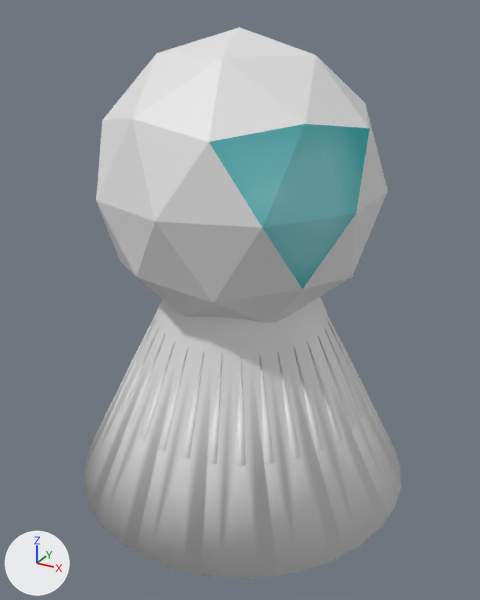
One commit to the Blender file Assets/Prefabs/Models/scientist.blend: the scene before it, then after it.
Before and after are seen from a camera (50 mm lens) standing at (1.68, -3.08, 1.63) and looking at (0.02, -0.06, 0.12). The axes (+X, +Y, +Z) are drawn at lower left. The lights are the same throughout.

The older version as bpy lines, for what is in view:
```python
me_icosphere = bpy.data.meshes.new('Icosphere')
me_icosphere.from_pydata(...)  # 42 vertices, 80 faces; spans x -0.95..0.95, y -1.0..1.0, z -1.0..1.0
# faces by material slot: [76, 4]
me_icosphere.materials.append(mat_material_001)  # white #e7e7e7
me_icosphere.materials.append(mat_material_002)  # cyan #19e1e7
me_sphere = bpy.data.meshes.new('Sphere')
me_sphere.from_pydata(...)  # 2371 vertices, 2529 faces; spans x -1.58..1.58, y -1.58..1.58, z -2.77..1.0
me_sphere.polygons.foreach_set('use_smooth', [True] * 2529)
ob_icosphere = bpy.data.objects.new('Icosphere', me_icosphere)
ob_icosphere.location = (-0.009, -0.008, 0.768)
ob_icosphere.scale = (0.774, 0.774, 0.774)
ob_sphere = bpy.data.objects.new('Sphere', me_sphere)
ob_sphere.location = (0.0, 0.0, 0.747)
ob_sphere.scale = (0.631, 0.631, 0.631)
```
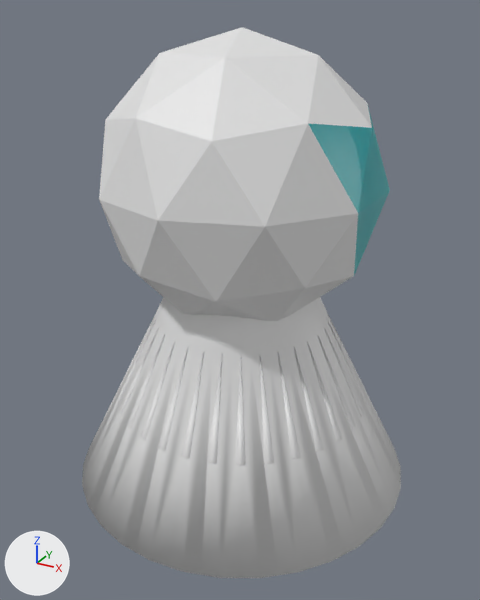
The newer file is also turned or shifted as a whole; pictures and numbers use the older file's frame.

Pixel boxes [x1, y1, x2, y2] of what changed, in the pictures (480 x 600 px):
'Icosphere', recoloured, moved: before [96, 27, 388, 322]; after [99, 27, 390, 321]
part 1 of me_icosphere, recoloured: before [352, 108, 388, 276]; after [354, 103, 390, 275]
part 2 of me_icosphere, recoloured: before [209, 124, 356, 289]; after [212, 124, 358, 288]

Edits to the bpy script that builds the scene:
```text
Change me_icosphere:
    where me_icosphere.from_pydata(...)  # 42 vertices, 80 faces; spans x -0.95..0.95, y -1.0..1.0, z -1.0..1.0
    used by ob_icosphere; location = (-0.009, -0.008, 0.768); scale = (0.774, 0.774, 0.774)
    me_icosphere part 1: all 3 faces centred in x 0.84..0.93, y 0.0..0.27, z -0.18..0.32 switch from mat_material_001 (white #e7e7e7) to mat_material_002 (cyan #19e1e7)
    me_icosphere part 2: all 3 faces centred in x 0.52..0.75, y -0.72..-0.54, z -0.15..0.32 switch from mat_material_002 (cyan #19e1e7) to mat_material_001 (white #e7e7e7)
Change ob_icosphere:
    ob_icosphere.location: (-0.009, -0.008, 0.768) -> (-0.005, 0.009, 0.768)
```
